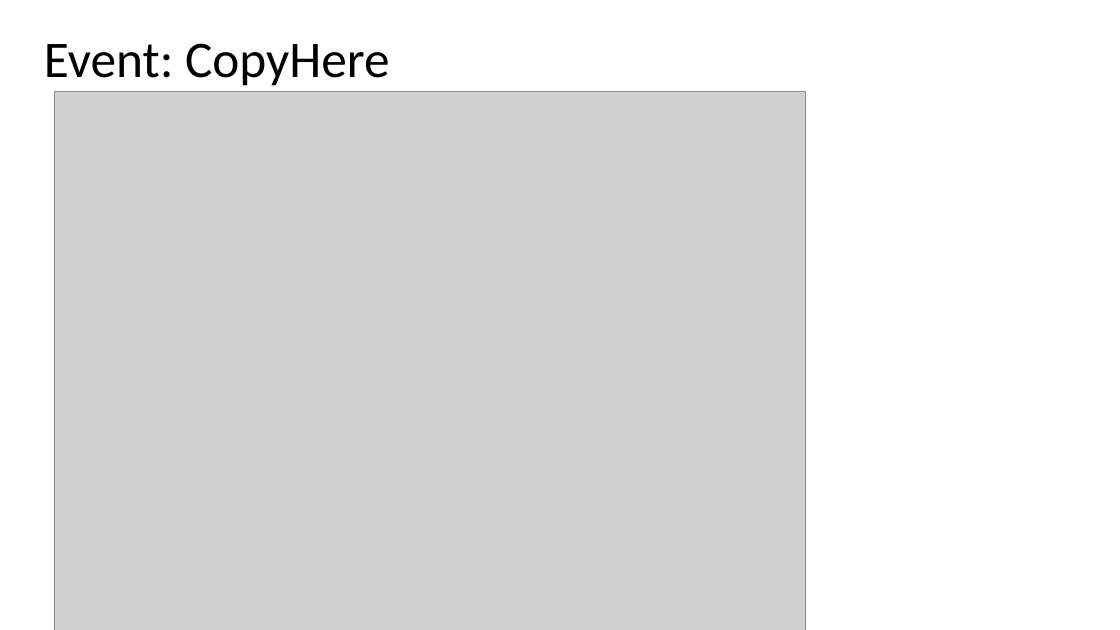
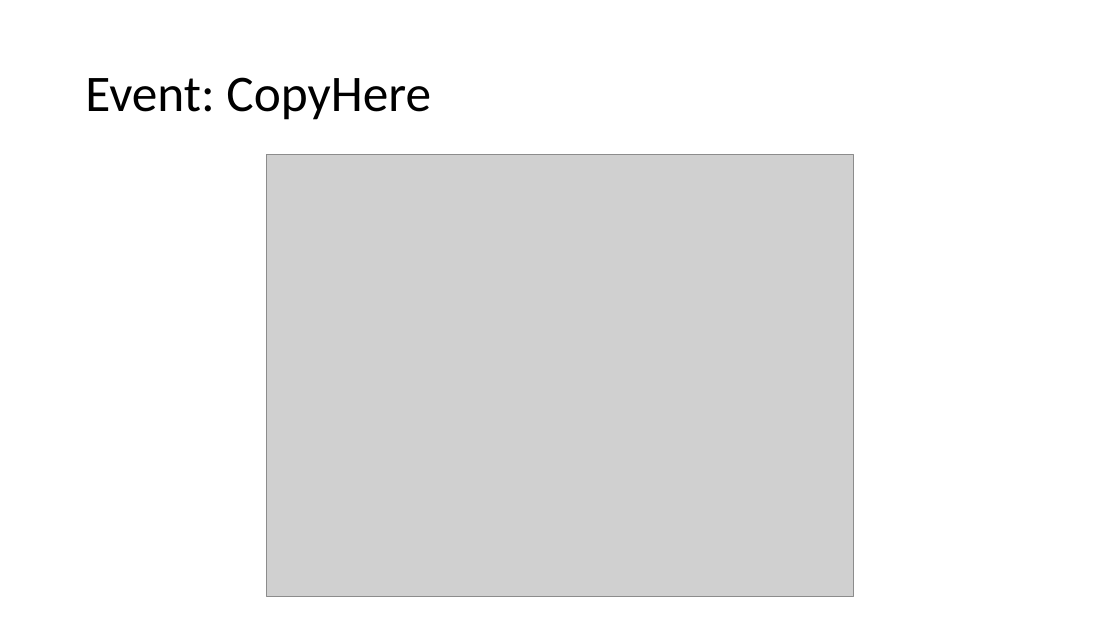
Before and after one commit to pontig/TIW_project, a slide deck: slide 16 of PureHTML/doc/Esercizio 3 – HTML Pure Version.pptx. Drawn at 1120x630 pixels with LibreOffice and Linux fonts; fonts in the diff are those of the drawing; grey boxes stand for pictures. Boxes give left, top, right and bottom in pixels: in the first picture for what was removed or moved away, otherwise in the second. Text is boxed around its words. In the diff, an @@ line names an element or a change of style, - is before the commit and + after.

```diff
--- a/PureHTML/doc/Esercizio 3 – HTML Pure Version.pptx
+++ b/PureHTML/doc/Esercizio 3 – HTML Pure Version.pptx
@@ title "Event: CopyHere": place and size @@
-title "Event: CopyHere" at box(44, 43, 390, 86)
+title "Event: CopyHere" at box(85, 77, 431, 120)
@@ picture: place and size @@
-picture at box(55, 92, 806, 630)
+picture at box(266, 155, 854, 597)
```
Also in this commit, not shown: 5 other slides changed, 1 other file.
